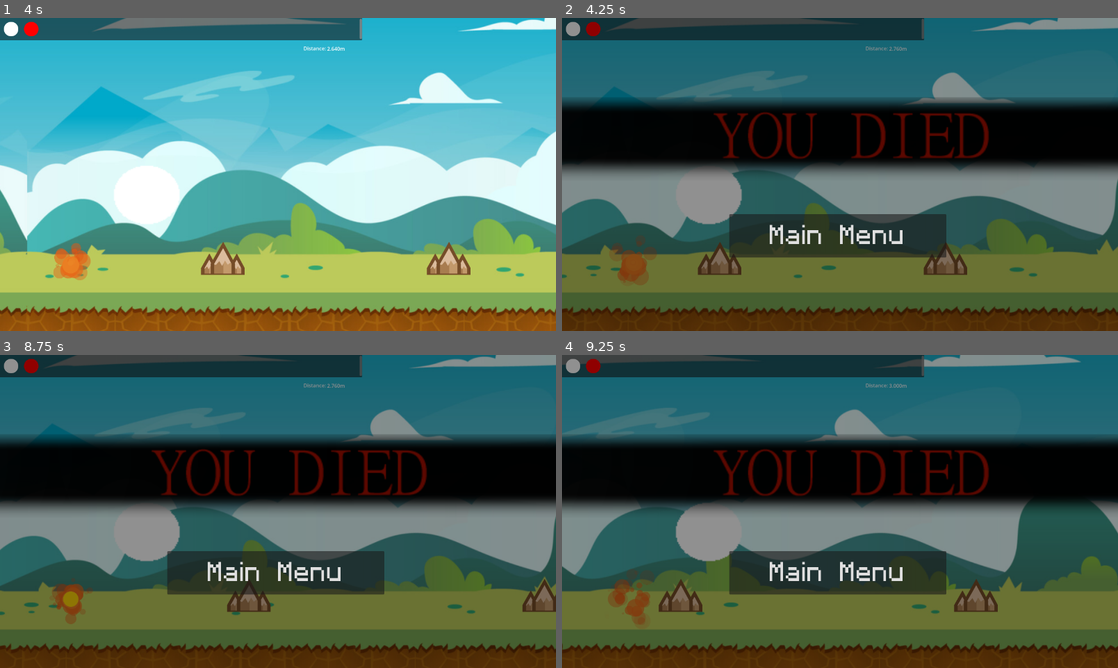
Above: before the commit, frames 1-4 (two rows, left to right).
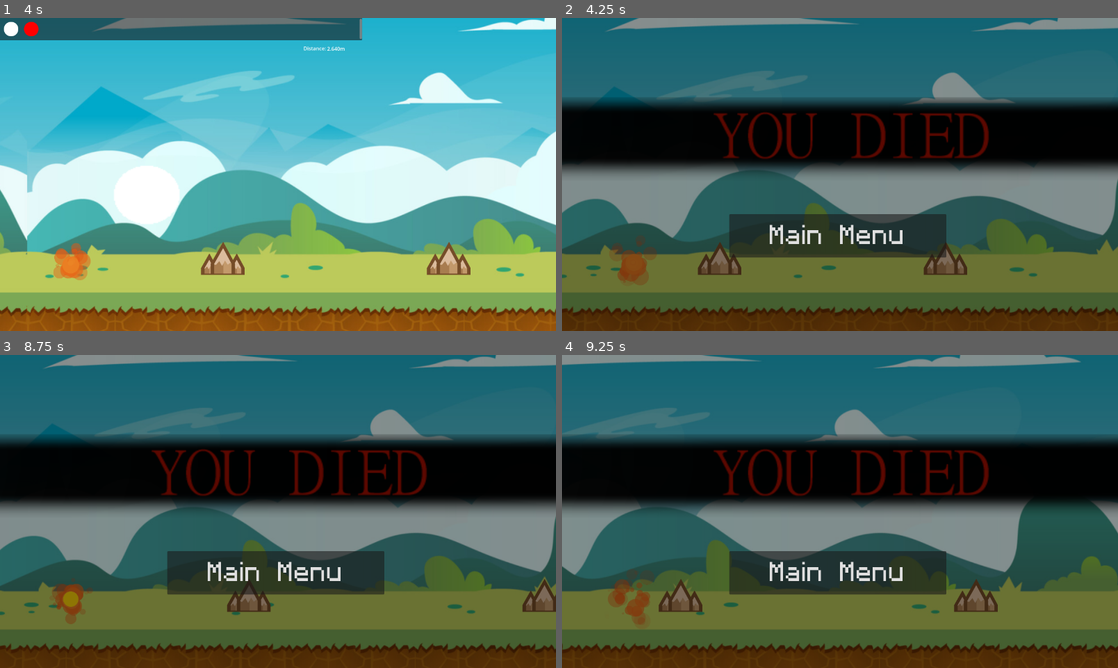
Above: after the commit, the same moments.

Repository: sarahletchford42/the-big-race
Game: Godot game, scene res://scenes/UI/title_screen.tscn
Same seed, same stepped clock (60 frames per second), same inputs: the game is played once before the commit and once after it.
Inputs:
- Up to frame 1 (4 s): click "Start" at 0.5 s; tap Enter (ui_accept) at 1.25, 1.52, 2.27, 3.77 s
- Up to frame 2 (4.25 s): no input
- Up to frame 3 (8.75 s): click "Main Menu" at 4.25 s; click "Start" at 5 s; tap Enter (ui_accept) at 6.02, 6.77, 8.27 s
- Up to frame 4 (9.25 s): tap Enter (ui_accept) at 9.02 s

Frame 1 is identical in both runs. In frame 2, 5.8% of the frame differs, in the area x 0-66%, y 0-66%; in frame 3, 5.8%; in frame 4, 5.9%.

Commit message:
final_distance and disappearing/appearing UI
UI now disappears on death and is invisible in the main menu. It stores the value of distance as a string upon death and then resets distance to 1 upon clicking start.

Diff:
--- a/scenes/UI/Distance_Value.gd
+++ b/scenes/UI/Distance_Value.gd
@@ -1,16 +1,30 @@
 extends RichTextLabel
 
-
+var ui = null
 var distance = float(1)
 @export var speed : float
+@export var string_dist : String
+@export var final_distance : String
+
+#func _enter_tree():
+	#ui = get_tree().root.get_node("Main_Scene/Camera2D/Main_UI/CanvasLayer")
 
 func dist_add(dist_added):
 	distance = "%.3f" % (float(distance) + dist_added)
-	set_text(str(distance) + "m")
+	string_dist = str(distance) + "m"
+	set_text(string_dist)
 
-func _ready():
-	pass
+func ui_death():
+	final_distance = distance
+	print(final_distance)
+	ui.visible = false
+	distance = 0.0000000
 
+
+func on_start():
+	ui.visible = true
+	distance = 1
+	_process(0)
 
 func _process(delta):
 	var value = float(delta * speed)
--- a/scenes/UI/Food_Request.gd
+++ b/scenes/UI/Food_Request.gd
@@ -1,9 +1,9 @@
 extends TextureRect
 
-@onready var thought
-@onready var inv
-@onready var rand_item
-@onready var display
+var thought
+var inv
+var rand_item
+var display
 # Called when the node enters the scene tree for the first time.
 func _ready():
 	thought = get_tree().root.get_node("Main_Scene/Camera2D/Main_UI/CanvasLayer/Thought_Bubble")
--- a/scenes/UI/Inventory.gd
+++ b/scenes/UI/Inventory.gd
@@ -1,10 +1,10 @@
 extends ItemList
 
-@onready var timer
-@onready var thought
-@onready var food
-@onready var inv
-@onready var sp
+var timer
+var thought
+var food
+var inv
+var sp
 
 
 func _ready():
--- a/scenes/UI/main_ui.tscn
+++ b/scenes/UI/main_ui.tscn
@@ -6,7 +6,7 @@
 [ext_resource type="Script" path="res://scenes/UI/Inventory.gd" id="4_v6x2b"]
 [ext_resource type="Script" path="res://scenes/UI/Food_Request.gd" id="6_xxpus"]
 
-[node name="Main_UI" type="Control"]
+[node name="Main_UI" type="Control" groups=["ui"]]
 layout_mode = 3
 anchors_preset = 15
 anchor_right = 1.0
@@ -35,6 +35,7 @@
 text = "To Next Level:"
 
 [node name="Distance_Value" type="RichTextLabel" parent="CanvasLayer"]
+process_mode = 1
 offset_left = 824.828
 offset_top = -66.1034
 offset_right = 934.828
--- a/scenes/UI/title_screen.gd
+++ b/scenes/UI/title_screen.gd
@@ -3,5 +3,6 @@
 func _on_start_button_pressed():
 	get_tree().change_scene_to_file("res://scenes/main_scene.tscn");
 
+
 func _on_quit_button_pressed():
 	get_tree().quit()
--- /dev/null
+++ b/scenes/main_scene.gd
@@ -0,0 +1,11 @@
+extends Node2D
+
+# Called when the node enters the scene tree for the first time.
+func _enter_tree():
+	$Camera2D/Main_UI/CanvasLayer/Distance_Value.ui = $Camera2D/Main_UI/CanvasLayer
+	$Player.UI = $Camera2D/Main_UI/CanvasLayer/Distance_Value
+	$Camera2D/Main_UI/CanvasLayer/Distance_Value.on_start()
+
+# Called every frame. 'delta' is the elapsed time since the previous frame.
+func _process(delta):
+	pass
--- a/scenes/main_scene.tscn
+++ b/scenes/main_scene.tscn
@@ -1,5 +1,6 @@
-[gd_scene load_steps=7 format=3 uid="uid://cyiop3f7kgbis"]
+[gd_scene load_steps=8 format=3 uid="uid://cyiop3f7kgbis"]
 
+[ext_resource type="Script" path="res://scenes/main_scene.gd" id="1_08i4i"]
 [ext_resource type="Texture2D" uid="uid://c1rvvjpxuc0ga" path="res://images/backgrounds/placeholder_BG1.png" id="1_pmsq2"]
 [ext_resource type="Script" path="res://scenes/background_image1.gd" id="2_k16wl"]
 [ext_resource type="PackedScene" uid="uid://dg7xmeyo46eb1" path="res://scenes/player/player.tscn" id="2_q2rhs"]
@@ -10,6 +11,7 @@
 size = Vector2(1202, 44.5)
 
 [node name="Main_Scene" type="Node2D"]
+script = ExtResource("1_08i4i")
 
 [node name="background_image1" type="Sprite2D" parent="."]
 texture_repeat = 2
--- a/scenes/player/player.gd
+++ b/scenes/player/player.gd
@@ -6,6 +6,7 @@
 var gravity = ProjectSettings.get_setting("physics/2d/default_gravity")
 var dying = null
 var fix = false
+var UI
 
 func _on_ready():
 	dying = false
@@ -27,6 +28,7 @@
 		velocity.y = 0
 
 func _on_death_timer_timeout():
+	UI.ui_death()
 	$CanvasLayer/death_screen.visible = true
 
 func _on_area_2d_area_entered(area):
